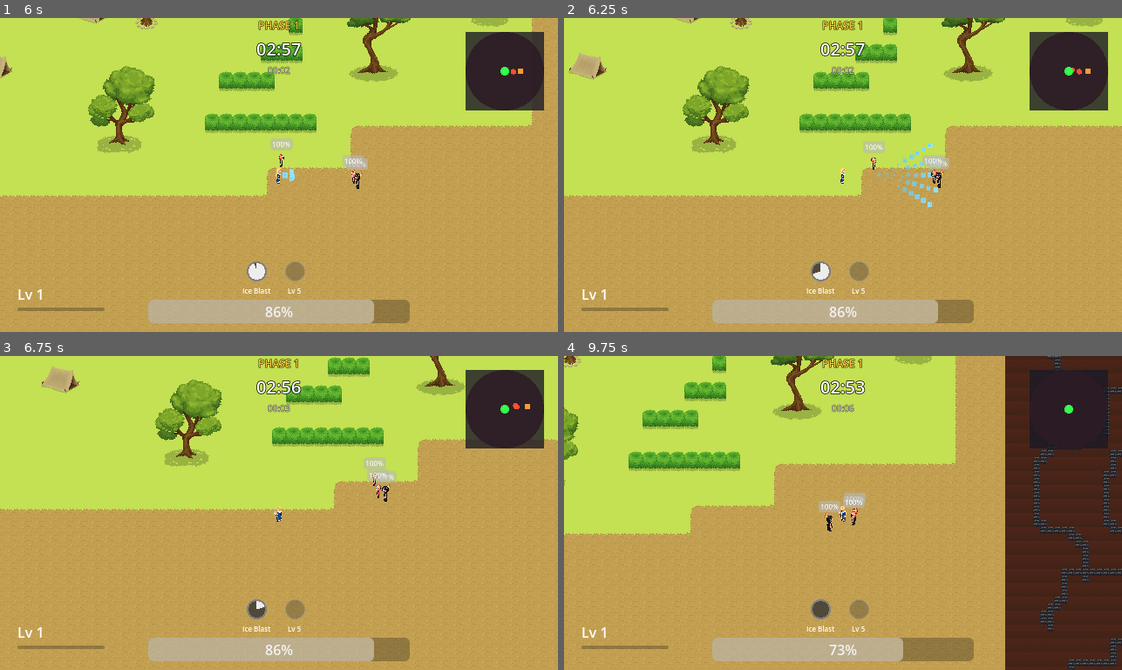
Above: before the commit, frames 1-4 (two rows, left to right).
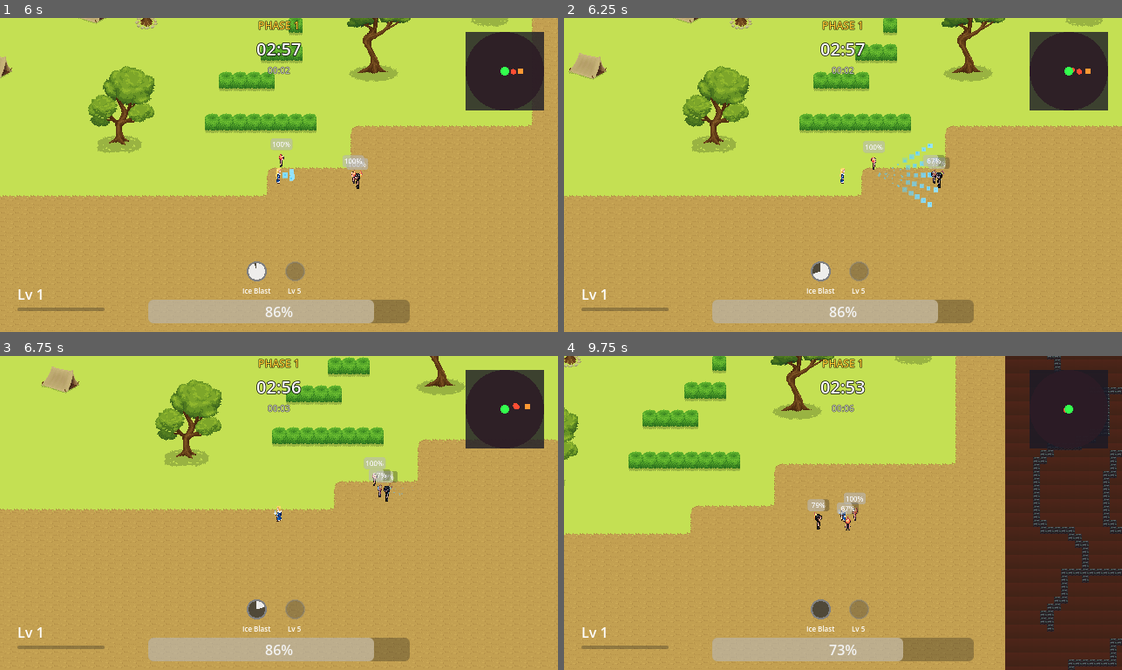
Above: after the commit, the same moments.

Repository: popochangli/godot-battle-royale
Game: Godot game, scene res://ui/main_menu.tscn
The game is run twice, just before and just after one commit, with the same random seed, the same clock (stepped at 60 frames per second) and the same inputs.
Inputs (mouse positions are in pixels of both pictures, inside the frame that each line leads up to):
- Up to frame 1 (6 s): click (228, 175) at 0.52 s; type "12" at 0.6 s; click "Single Player" at 1.25 s; click "PLAY" at 2 s; tap Enter at 2.75 s; move the mouse to (251, 237) at 2.77 s; hold W 2.78-3.5 s; click (251, 237) at 2.92 s; click "CONFIRM" at 3.5 s; move the mouse to (446, 222) at 4.27 s; hold W 4.28-5.03 s; move the mouse to (111, 127) at 5.02 s; hold A from 5.03 s (still down); move the mouse to (306, 175) at 5.77 s; click (306, 175) at 5.92 s
- Up to frame 2 (6.25 s): keep holding A
- Up to frame 3 (6.75 s): move the mouse to (195, 434) at 6.52 s; release A at 6.53 s; hold S from 6.53 s (still down)
- Up to frame 4 (9.75 s): move the mouse to (965, 497) at 7.27 s; release S at 7.28 s; hold D 7.28-8.03 s; move the mouse to (731, 528) at 8.02 s; hold W 8.03-8.78 s; click (731, 528) at 8.17 s; move the mouse to (898, 443) at 8.77 s; hold D from 8.78 s (still down); move the mouse to (815, 575) at 9.52 s

Frame 1 is identical in both runs. In frame 2, 0.1% of the frame differs, in the area x 64-70%, y 43-54%; in frame 3, 0.2%; in frame 4, 0.5%, in the area x 43-90%, y 16-56%.

Commit message:
fix(enemy): host cannot shoot emeny

Diff:
--- a/effects/player/player_ice_shard.gd
+++ b/effects/player/player_ice_shard.gd
@@ -24,7 +24,8 @@
 func _is_caster(body: Node) -> bool:
 	if caster and body == caster:
 		return true
-	if caster_peer_id != 0 and body.has_method("get_multiplayer_authority"):
+	# Compare by peer only for player nodes; enemies are server-authoritative too.
+	if caster_peer_id != 0 and body.is_in_group("player") and body.has_method("get_multiplayer_authority"):
 		return body.get_multiplayer_authority() == caster_peer_id
 	return false
 
